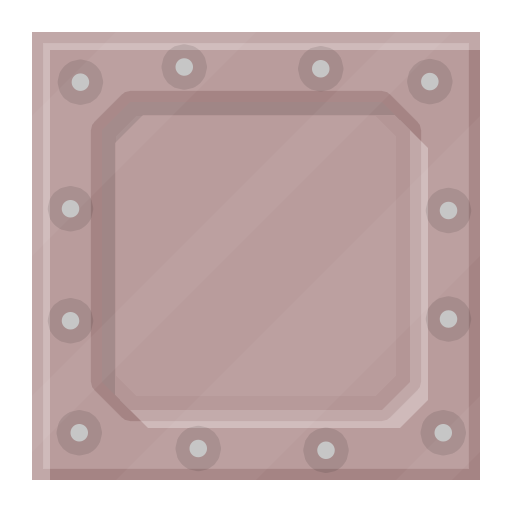
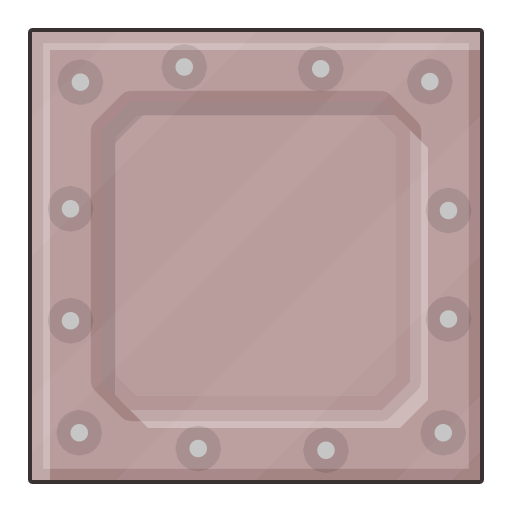
Comparing the layer stacks of the two w=512, h=512 images. Changes:
pixels changed over (28, 28, 484, 484) (layer not identified)
